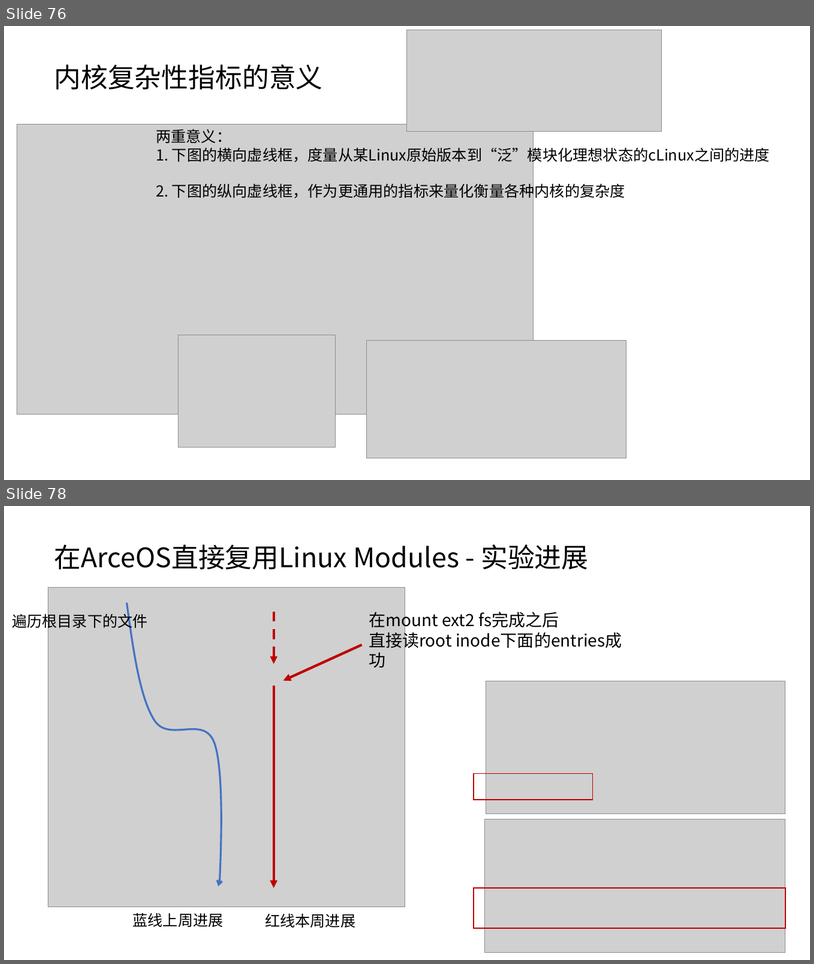
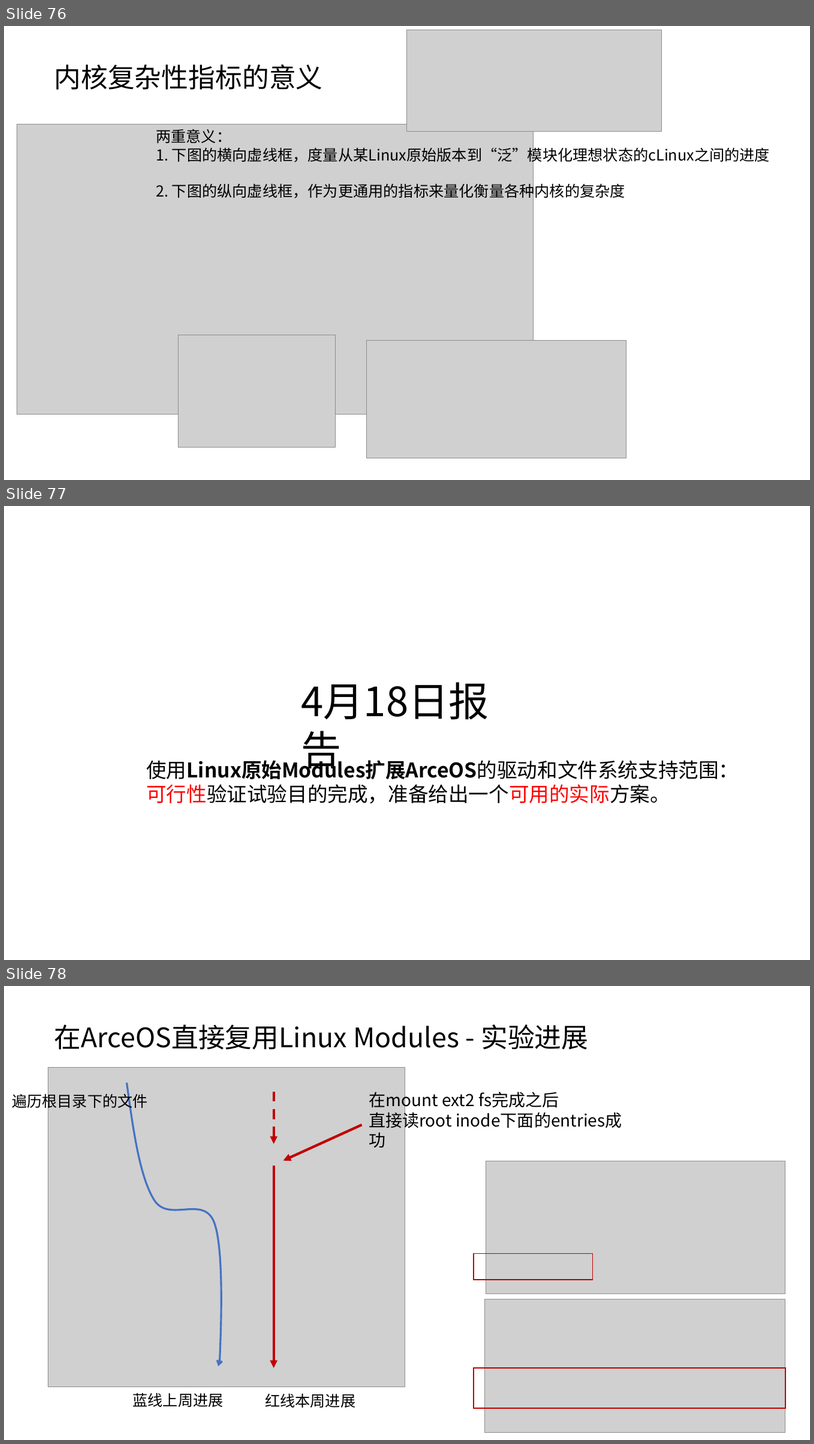
Before and after one commit to lkmodel/doc, a slide deck: 组件化内核工作的设想和当前进展.pptx. Shown one above the other, each under a label of ours: slides 76 and 78 before the commit, slides 76, 77 and 78 after it; the slides between them are not shown. The pictures are 814x964 and 814x1444 pixels, drawn with LibreOffice and Linux fonts; fonts in the diff are those of the drawing; grey boxes stand for pictures. Boxes give left, top, right and bottom in pixels: in the first picture for what was removed or moved away, otherwise in the second. Text is boxed around its words. In the diff, an @@ line names an element or a change of style, - is before the commit and + after.

```diff
--- a/组件化内核工作的设想和当前进展.pptx
+++ b/组件化内核工作的设想和当前进展.pptx
@@ slide 77 added at [4, 506, 810, 960], background #FFFFFF @@
@@ text added at [296, 673, 535, 729], 48 pt, text #000000 @@
+4月18日报告
@@ text added at [146, 757, 739, 804], 24 pt, text #000000 @@
+使用Linux原始Modules扩展ArceOS的驱动和文件系统支持范围：
+可行性验证试验目的完成，准备给出一个可用的实际方案。
```
Also in this commit, not shown: 1 slide changed, 4 other slides added, 1 slide removed, 4 other files.
